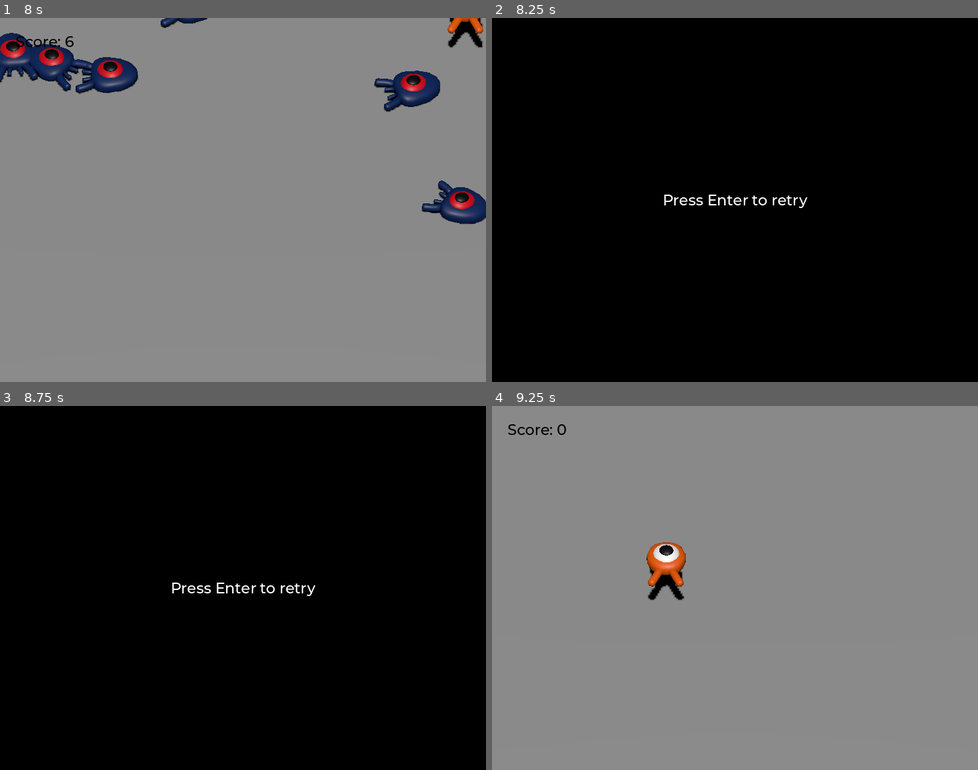
Above: before the commit, frames 1-4 (two rows, left to right).
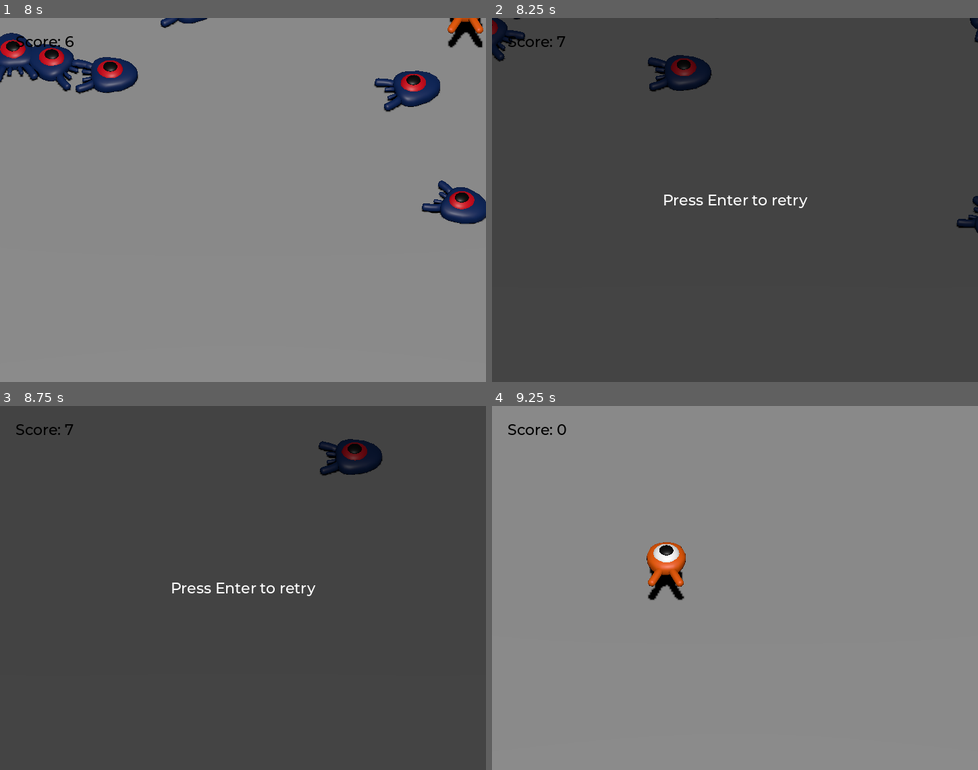
Above: after the commit, the same moments.

Repository: nhne/godot-sample
Game: Godot game, scene res://main.tscn
The game is run twice, just before and just after one commit, with the same random seed, the same clock (stepped at 60 frames per second) and the same inputs.
Inputs:
- Up to frame 1 (8 s): tap Enter (ui_accept) at 0.5 s; hold W (move_forward) 0.53-2.03 s; tap Space (jump) at 0.77, 1.52, 3.02, 3.77, 4.52, 6.02, 6.77, 7.52 s; hold A (move_left) 2.03-3.53 s; hold S (move_back) 3.53-4.28 s; hold D (move_right) 4.28-5.03 s; hold W (move_forward) 5.03-5.78 s; hold D (move_right) from 5.78 s (still down)
- Up to frame 2 (8.25 s): release D (move_right) at 8.03 s; hold S (move_back) from 8.03 s (still down)
- Up to frame 3 (8.75 s): keep holding S (move_back)
- Up to frame 4 (9.25 s): tap Enter (ui_accept) at 8.75 s; release S (move_back) at 8.78 s; hold A (move_left) from 8.78 s (still down); tap Space (jump) at 9.02 s

Frame 1 is identical in both runs. In frame 2, 99% of the frame differs, in the area x 0-100%, y 0-100%; in frame 3, 100%; in frame 4, nothing differs.

Commit message:
Add alpha

Diff:
--- a/main.tscn
+++ b/main.tscn
@@ -113,7 +113,7 @@
 anchor_bottom = 1.0
 grow_horizontal = 2
 grow_vertical = 2
-color = Color(0, 0, 0, 1)
+color = Color(0, 0, 0, 0.509804)
 
 [node name="Label" type="Label" parent="UserInterface/Retry"]
 layout_mode = 1
